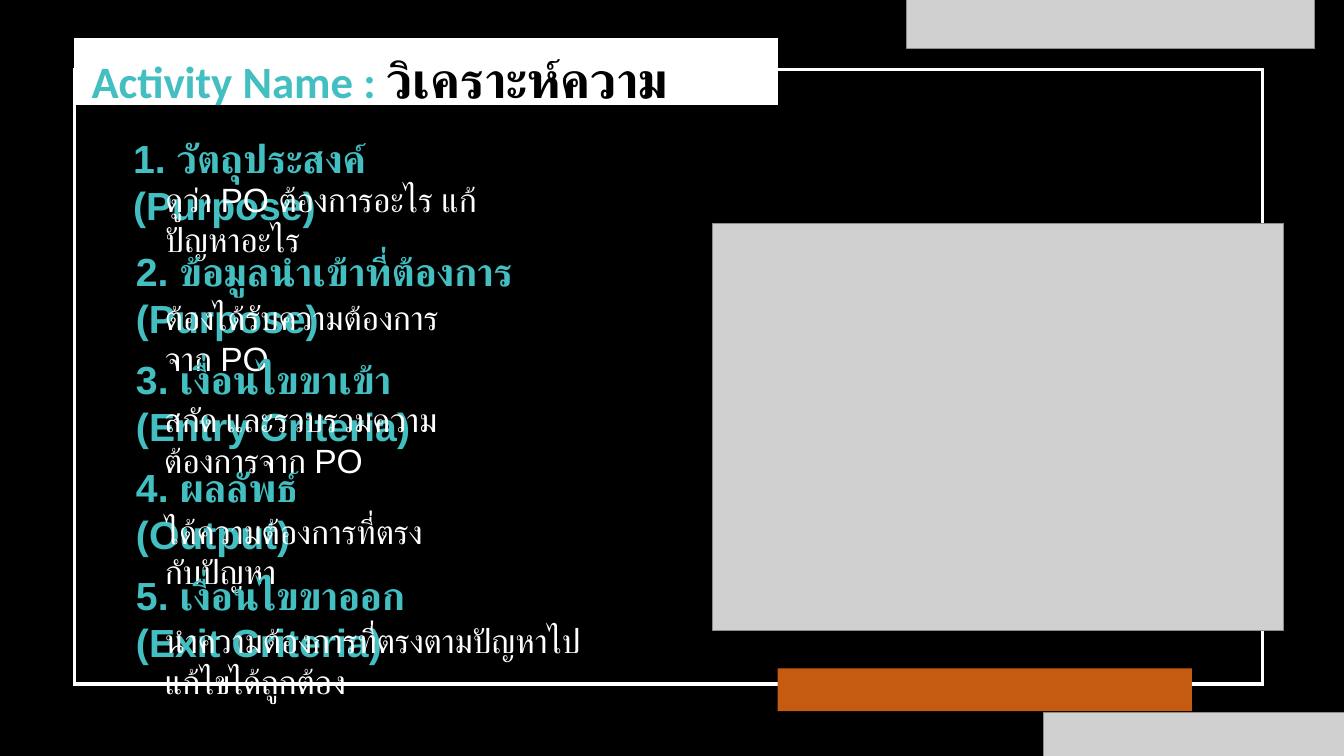
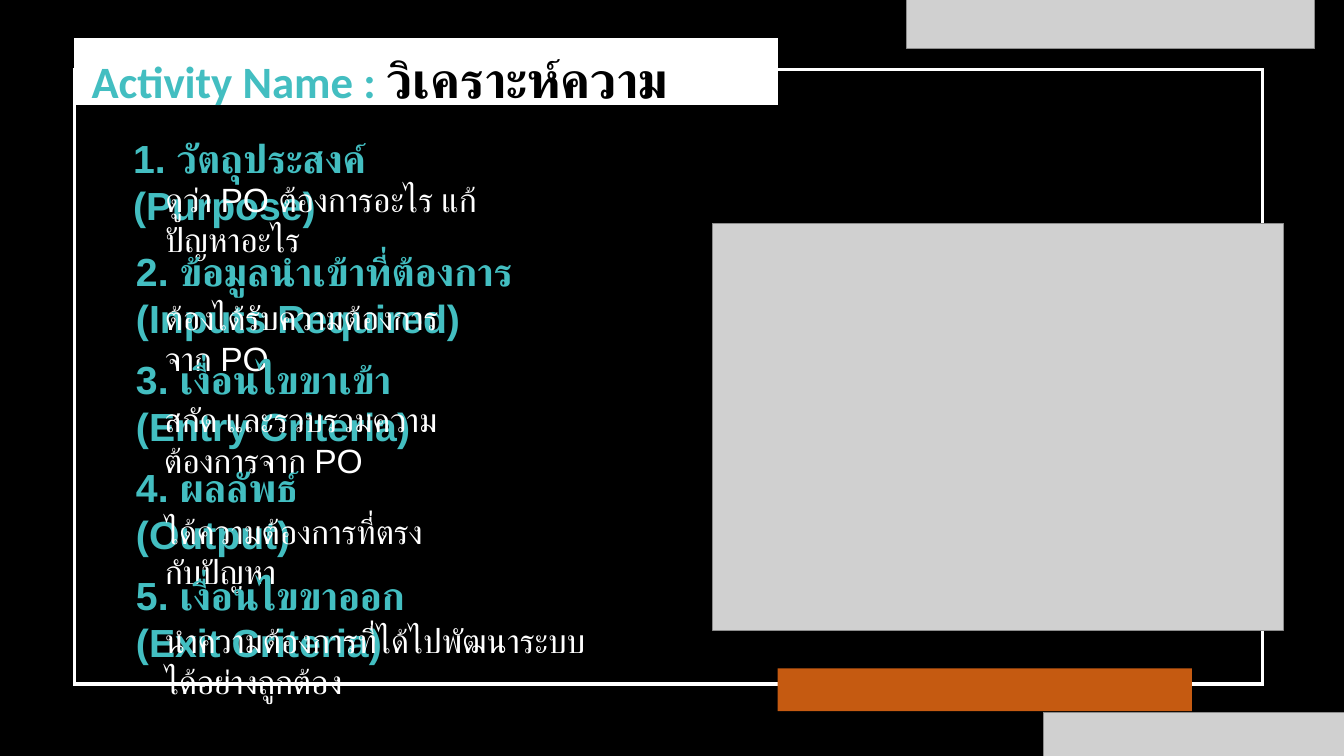
Before and after one commit to wirat0155/team4, a slide deck: slide 16 of แผนกลยุทธ์/V.1.3.1 [2021-07-17] แผนกลยุทธ์การพัฒนาซอฟต์แวร์.pptx. Drawn at 1344x756 pixels with LibreOffice and Linux fonts; fonts in the diff are those of the drawing; grey boxes stand for pictures. Boxes give left, top, right and bottom in pixels: in the first picture for what was removed or moved away, otherwise in the second. Text is boxed around its words. In the diff, an @@ line names an element or a change of style, - is before the commit and + after.

```diff
--- a/แผนกลยุทธ์/V.1.3.1 [2021-07-17] แผนกลยุทธ์การพัฒนาซอฟต์แวร์.pptx
+++ b/แผนกลยุทธ์/V.1.3.1 [2021-07-17] แผนกลยุทธ์การพัฒนาซอฟต์แวร์.pptx
@@ text at <box>136,255,513,341</box>: text changed @@
-2. ข้อมูลนำเข้าที่ต้องการ (Purpose)
+2. ข้อมูลนำเข้าที่ต้องการ (Inputs Required)
@@ text at <box>165,628,585,703</box>: text changed @@
-นำความต้องการที่ตรงตามปัญหาไปแก้ไขได้ถูกต้อง
+นำความต้องการที่ได้ไปพัฒนาระบบได้อย่างถูกต้อง
```
Also in this commit, not shown: 16 other slides changed, 3 other files.
